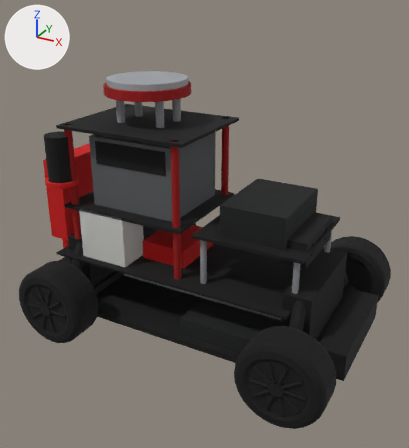
An edit to the COLLADA model autosdv_vehicle_description/mesh/car_a.dae, drawn before and after from the same camera.
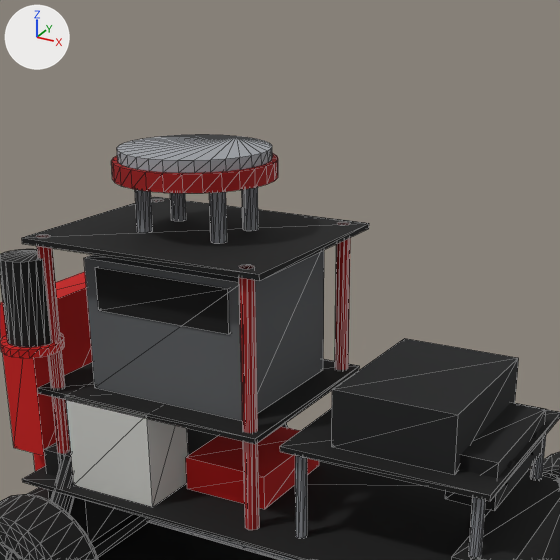
Old and new are each drawn whole from a camera (50 mm lens) standing at (0.482, -0.606, 0.448) and looking at (0.157, -0.017, 0.154) and again close up on the part from 11% to 83% of the width and 0% to 66% of the height. Lighting does not change. The marker at upper left points along +X, +Y and +Z. The first two pictures are the older version. The close-ups show mesh edges as thin lines.

In view in the first close-up: 'alloy-node', 'alu_black-node', 'black_plastic-node', 'dark_plastic-node', 'jetson_grey-node', 'lidar_body-node', 'red_anodized-node', 'red_print-node', 'tyre-node', 'white_plate-node' and 2 more.
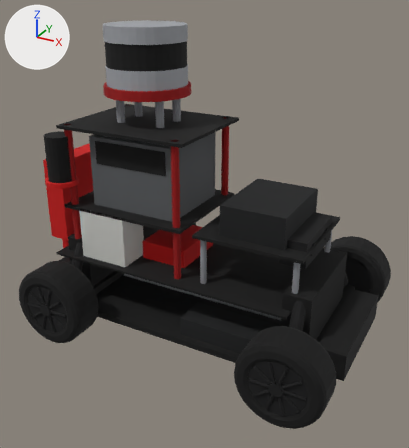
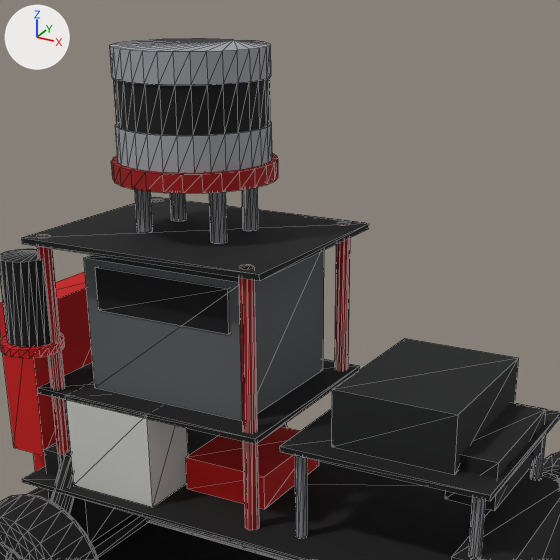
Commit message: car_a.dae: the whole VLP-16 housing (103 x 72 mm, Velodyne's datasheet)

Where the change shows, as pixel boxes (x1, y1, x2, y2) in the close-ups (560 x 560 px; the box of a moved part takes in the faces that stretch with it):
'black_plastic-node', reshaped
    before: (0, 197, 560, 560)
    after: (0, 77, 560, 560)
'lidar_body-node', reshaped (246% taller)
    before: (117, 135, 272, 173)
    after: (110, 39, 272, 173)
part 1 of me_black_plastic_node, added (black)
    after: (114, 77, 270, 135)
part 2 of me_lidar_body_node, moved or reshaped
    before: (117, 135, 272, 173)
    after: (115, 121, 272, 173)
part 3 of me_lidar_body_node, added
    after: (110, 39, 271, 85)

Patch to the scene script:
```diff
--- a/autosdv_vehicle_description/mesh/car_a.dae.py
+++ b/autosdv_vehicle_description/mesh/car_a.dae.py
@@ me_black_plastic_node @@
 # used by ob_black_plastic_node; location = (0.0, 0.0, 0.0)
-me_black_plastic_node.from_pydata(...)  # 136 vertices, 220 faces; spans x -0.07..0.37, y -0.112..0.112, z 0.018..0.274
+me_black_plastic_node.from_pydata(...)  # 200 vertices, 344 faces; spans x -0.07..0.37, y -0.112..0.112, z 0.018..0.375
+# me_black_plastic_node part 1: a new loose piece, a 32-sided cylinder along z spanning x 0.015..0.116, y -0.051..0.051, z 0.345..0.375, in mat_black_plastic (black #060606)
 me_black_plastic_node.materials.append(mat_black_plastic)
@@ me_lidar_body_node @@
 # used by ob_lidar_body_node; location = (0.0, 0.0, 0.0)
-me_lidar_body_node.from_pydata(...)  # 64 vertices, 124 faces; spans x 0.0145..0.1175, y -0.0515..0.0515, z 0.3223..0.33
+me_lidar_body_node.from_pydata(...)  # 128 vertices, 248 faces; spans x 0.0145..0.1175, y -0.0515..0.0515, z 0.3222..0.3942
+# me_lidar_body_node part 2: the whole mesh is rebuilt
+# me_lidar_body_node part 3
+# 32 vertices are added at x 0.0145..0.1175, y -0.0515..0.0515, z 0.375
+# 32 new vertices lie (0.0, 0.0, 0.0192) away from vertices in x 0.0145..0.1175, y -0.0515..0.0515, z 0.375
+# 124 new faces join them
 me_lidar_body_node.materials.append(mat_lidar_body)
```
